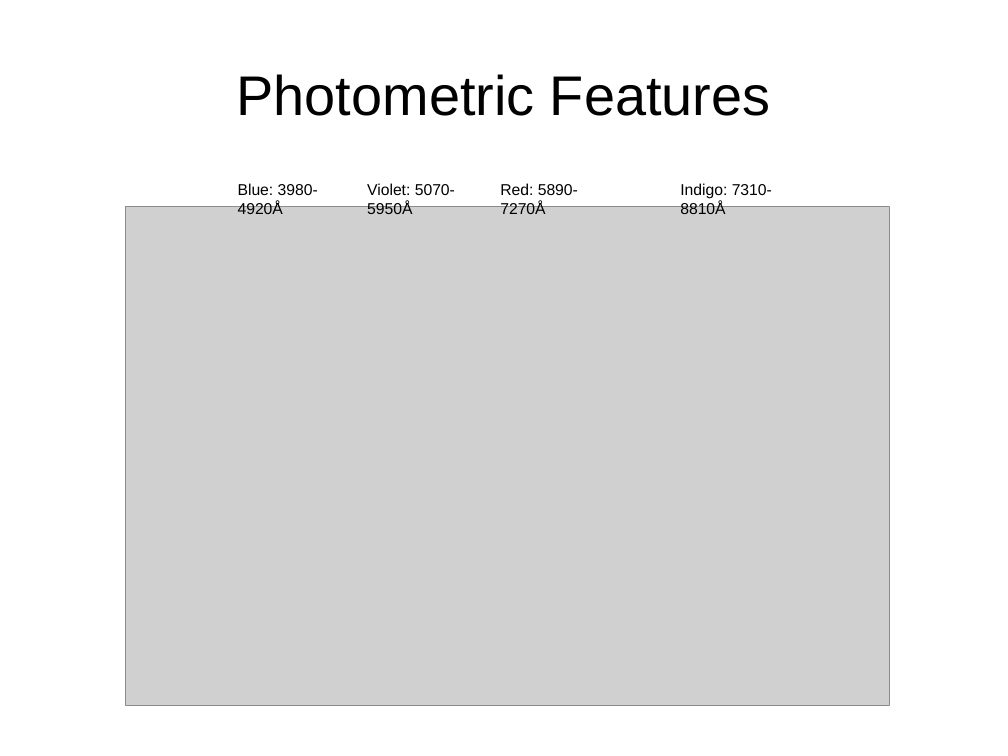
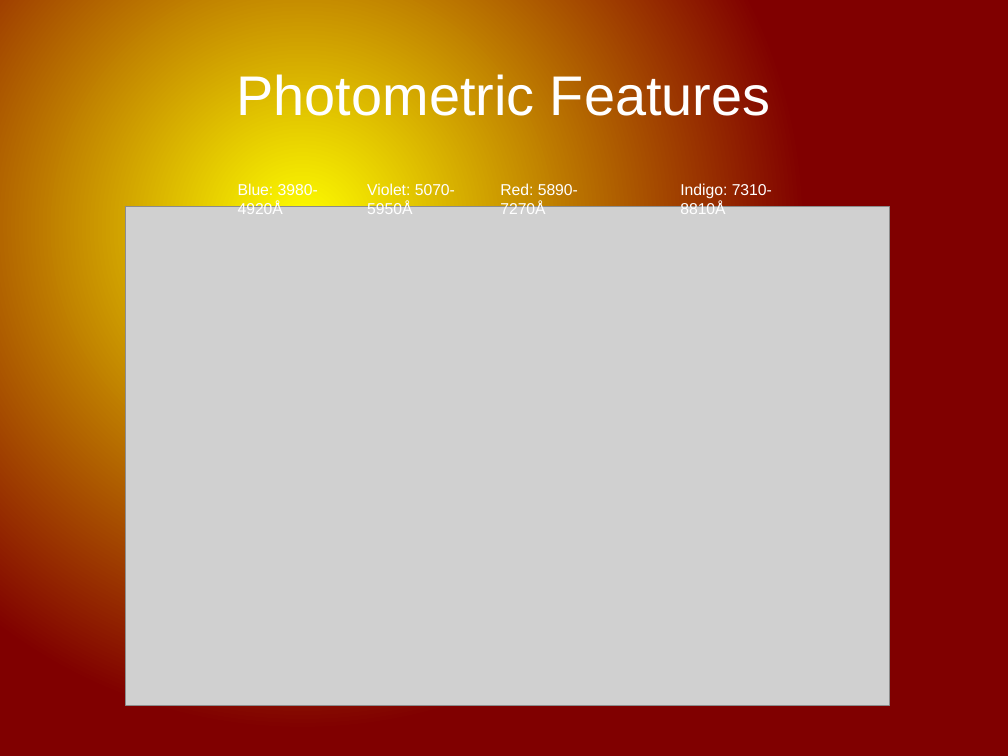
Before and after one commit to grd349/LearningLAMOST, a slide deck: slide 3 of Plots/TempModPresent.odp. Drawn at 1008x756 pixels with LibreOffice and Linux fonts; fonts in the diff are those of the drawing; grey boxes stand for pictures. Boxes give left, top, right and bottom in pixels: in the first picture for what was removed or moved away, otherwise in the second. Text is boxed around its words. In the diff, an @@ line names an element or a change of style, - is before the commit and + after.

```diff
--- a/Plots/TempModPresent.odp
+++ b/Plots/TempModPresent.odp
@@ background #FFFFFF to gradient #FFFF00 to #800000 @@
@@ text colour #000000 to #FFFFFF in 5 elements at (x1=237, y1=71, x2=770, y2=125), (x1=238, y1=183, x2=318, y2=214), (x1=367, y1=183, x2=455, y2=214), (x1=500, y1=183, x2=578, y2=214), (x1=680, y1=183, x2=772, y2=214) @@
```
Also in this commit, not shown: 6 other slides changed, 3 slides added.
